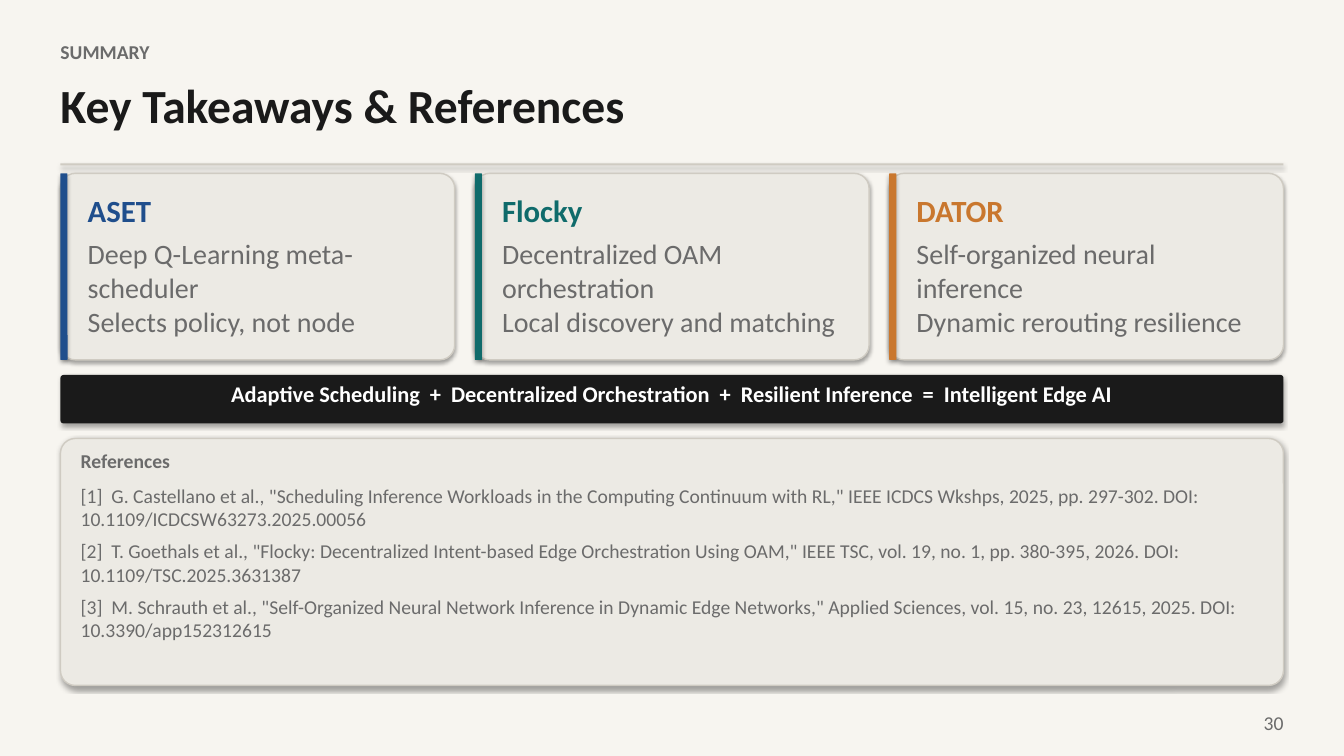
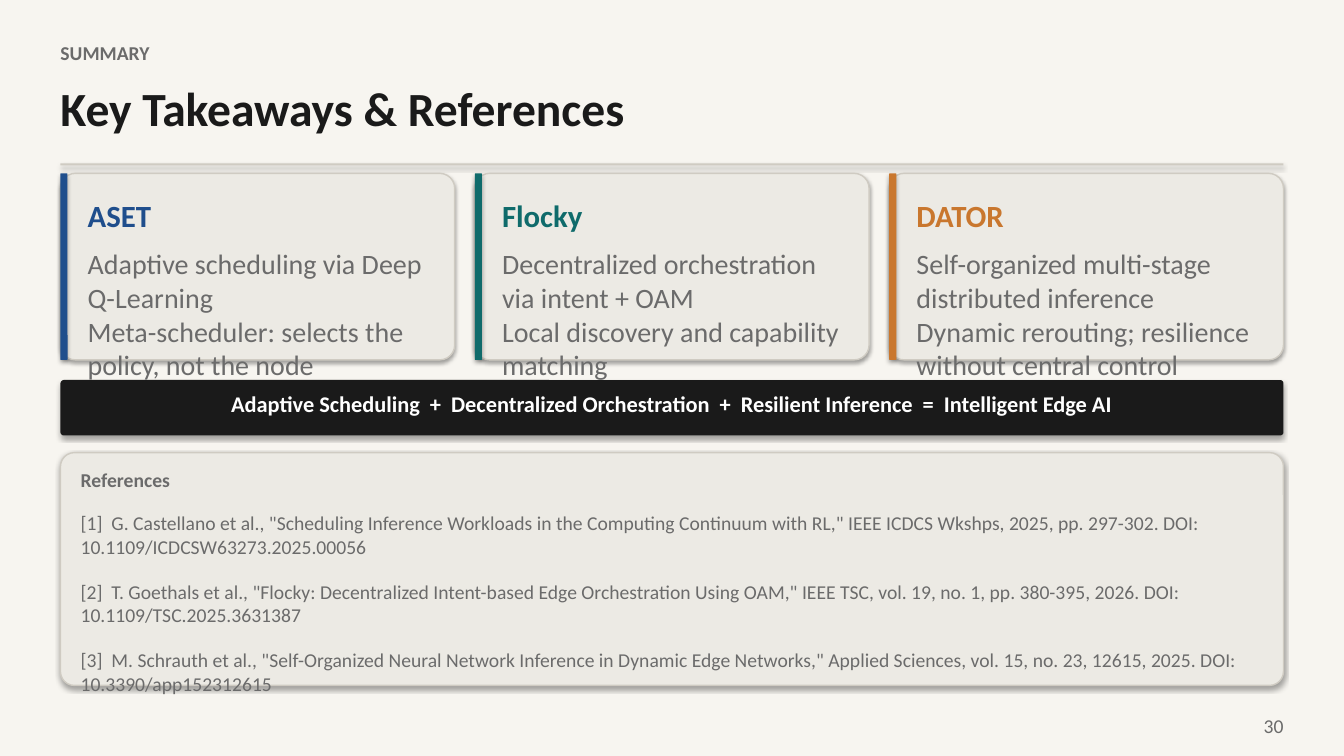
Before and after one commit to arjun1Fa/Task_Mesh, a slide deck: slide 30 of Adaptive_Distributed_AI_Inference_Seminar.pptx. Drawn at 1344x756 pixels with LibreOffice and Linux fonts; fonts in the diff are those of the drawing. Boxes give left, top, right and bottom in pixels: in the first picture for what was removed or moved away, otherwise in the second. Text is boxed around its words. In the diff, an @@ line names an element or a change of style, - is before the commit and + after.

```diff
--- a/Adaptive_Distributed_AI_Inference_Seminar.pptx
+++ b/Adaptive_Distributed_AI_Inference_Seminar.pptx
@@ 3 texts: place and size @@
-3 texts at bbox=[88, 200, 1003, 227]
+3 texts at bbox=[88, 205, 1003, 232]
@@ text at bbox=[88, 254, 422, 382]: text changed @@
-Deep Q-Learning meta-scheduler
-Selects policy, not node
+Adaptive scheduling via Deep Q-Learning
+Meta-scheduler: selects the policy, not the node
@@ text at bbox=[502, 254, 838, 347]: text changed @@
-Decentralized OAM orchestration
-Local discovery and matching
+Decentralized orchestration via intent + OAM
+Local discovery and capability matching
@@ text at bbox=[916, 254, 1249, 382]: text changed @@
-Self-organized neural inference
-Dynamic rerouting resilience
+Self-organized multi-stage distributed inference
+Dynamic rerouting; resilience without central control
@@ rounded rectangle: place and size @@
-rounded rectangle at bbox=[60, 375, 1284, 423]
+rounded rectangle at bbox=[60, 380, 1284, 436]
@@ text "Adaptive Scheduling + Decentralized Orchestration ...": place and size @@
-text "Adaptive Scheduling + Decentralized Orchestration ..." at bbox=[231, 386, 1111, 406]
+text "Adaptive Scheduling + Decentralized Orchestration ..." at bbox=[231, 396, 1111, 416]
@@ rounded rectangle: place and size @@
-rounded rectangle at bbox=[60, 439, 1284, 686]
+rounded rectangle at bbox=[60, 453, 1284, 686]
@@ text "References": place and size @@
-text "References" at bbox=[81, 454, 170, 468]
+text "References" at bbox=[81, 473, 170, 487]
@@ text "[1] G. Castellano et al., ...": place and size @@
-text "[1] G. Castellano et al., ..." at bbox=[81, 489, 1198, 527]
+text "[1] G. Castellano et al., ..." at bbox=[81, 516, 1198, 555]
@@ text "[2] T. Goethals et al., ...": place and size @@
-text "[2] T. Goethals et al., ..." at bbox=[81, 544, 1179, 583]
+text "[2] T. Goethals et al., ..." at bbox=[81, 585, 1179, 623]
@@ text "[3] M. Schrauth et al., ...": place and size @@
-text "[3] M. Schrauth et al., ..." at bbox=[81, 600, 1235, 640]
+text "[3] M. Schrauth et al., ..." at bbox=[81, 653, 1235, 694]
```
Also in this commit, not shown: 25 other slides changed, 5 other files.
